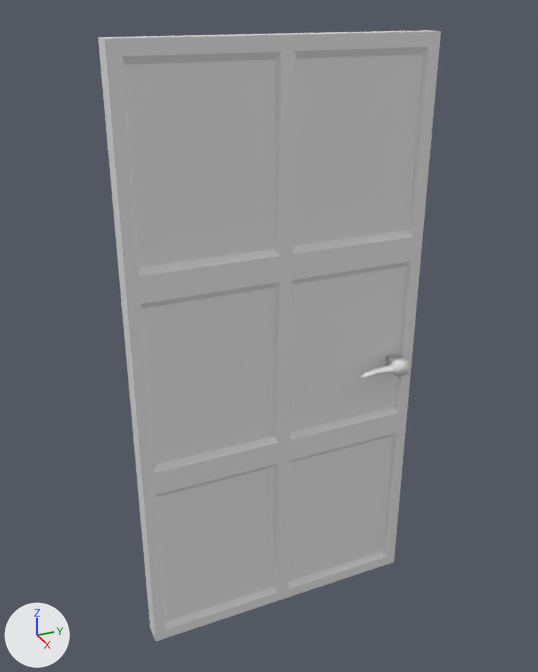
Two versions of the Blender file Assets/Assets/Models/Door/Door.blend, one commit apart.
The view is the same before and after, from a camera (50 mm lens) standing at (4.0, -0.88, 4.19) and looking at (-0.09, 0.96, 2.15). Arrows for +X, +Y and +Z are at lower left; the lights stay in place.
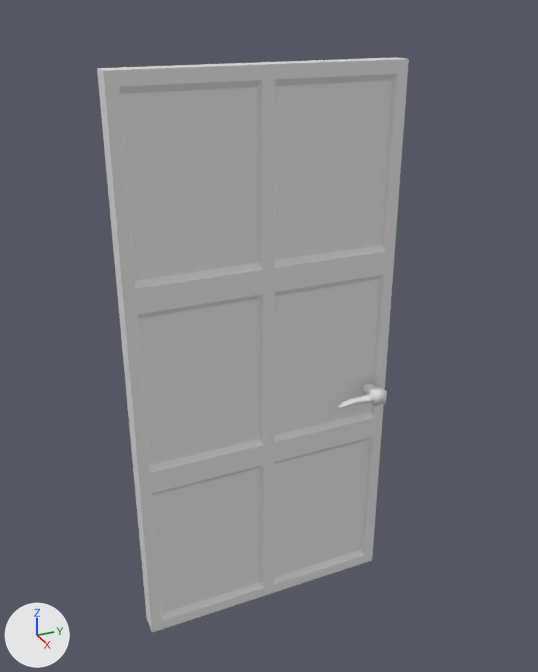
The change, as a diff of the scene's bpy script:
```diff
--- a/Assets/Assets/Models/Door/Door.blend.py
+++ b/Assets/Assets/Models/Door/Door.blend.py
@@ me_cube_002 @@
 me_cube_002.from_pydata(...)  # 67 vertices, 61 faces; spans x -0.07..0.07, y 0.0..2.0, z -1.0..1.0
 # used by ob_cube; location = (0.0, 0.0, 2.0); scale = (1.0, 1.0, 2.0)
+# me_cube_002 part 1: the whole mesh is scaled about its middle by (1, 0.92, 0.957), then moved by (-0.07, -0.08, 0.96)
 me_cube_002.materials.append(mat_material_002)
@@ ob_cube @@
 ob_cube = bpy.data.objects.new('Cube', me_cube_002)
-ob_cube.location = (0.0, 0.0, 2.0)
+ob_cube.location = (0.0, 0.0, 0.019)
 ob_cube.scale = (1.0, 1.0, 2.0)
@@ ob_cube_001 @@
 ob_cube_001.matrix_parent_inverse = Matrix(((1.0, 0.0, 0.0, 0.0), (0.0, 1.0, 0.0, 0.0), (0.0, 0.0, 0.5, -1.0), (0.0, 0.0, 0.0, 1.0)))
-ob_cube_001.location = (0.0719, 1.844, 1.852)
+ob_cube_001.location = (0.0719, 1.678, 3.639)
 ob_cube_001.scale = (0.039, 0.039, 0.039)
```

Where the change shows, as pixel boxes [x1, y1, x2, y2] in the pictures (538 x 672 px):
'Cube', mesh rescaled, moved (9% narrower): before [98, 30, 441, 641]; after [97, 57, 409, 632]
'Cube.001', moved: before [360, 354, 409, 379]; after [338, 382, 387, 408]
